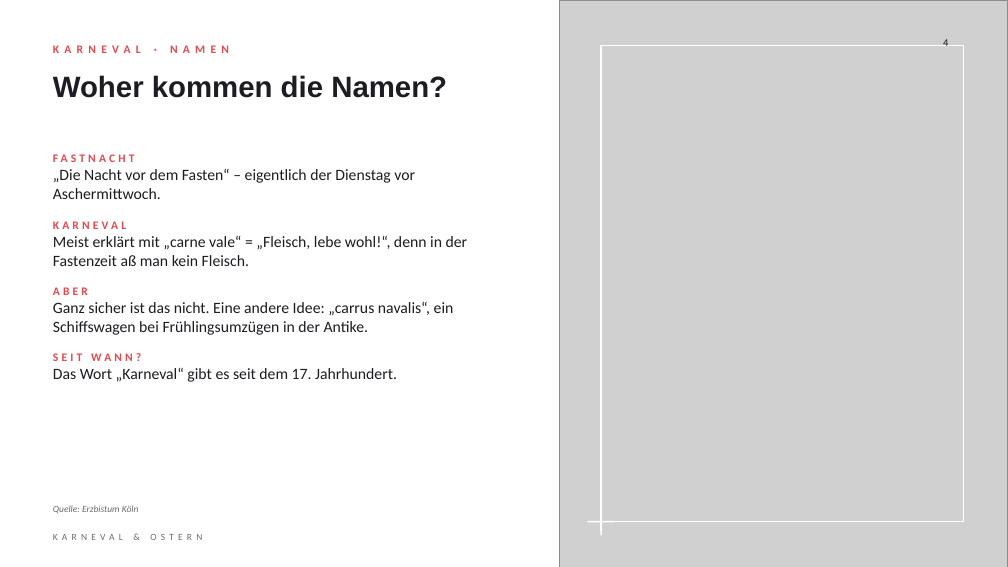
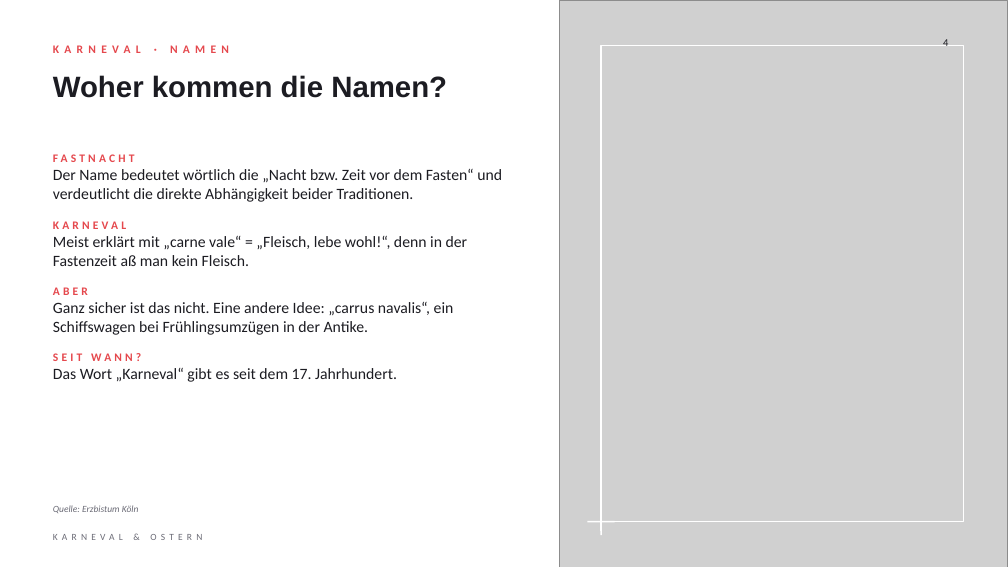
Before and after one commit to Flxrian/Erinnerung, a slide deck: slide 4 of Karneval_und_Ostern.pptx. Drawn at 1008x567 pixels with LibreOffice and Linux fonts; fonts in the diff are those of the drawing; grey boxes stand for pictures. Boxes give left, top, right and bottom in pixels: in the first picture for what was removed or moved away, otherwise in the second. Text is boxed around its words. In the diff, an @@ line names an element or a change of style, - is before the commit and + after.

```diff
--- a/Karneval_und_Ostern.pptx
+++ b/Karneval_und_Ostern.pptx
@@ text at bbox=[53, 169, 502, 202]: text changed @@
-„Die Nacht vor dem Fasten“ – eigentlich der Dienstag vor Aschermittwoch.
+Der Name bedeutet wörtlich die „Nacht bzw. Zeit vor dem Fasten“ und verdeutlicht die direkte Abhängigkeit beider Traditionen.
```
